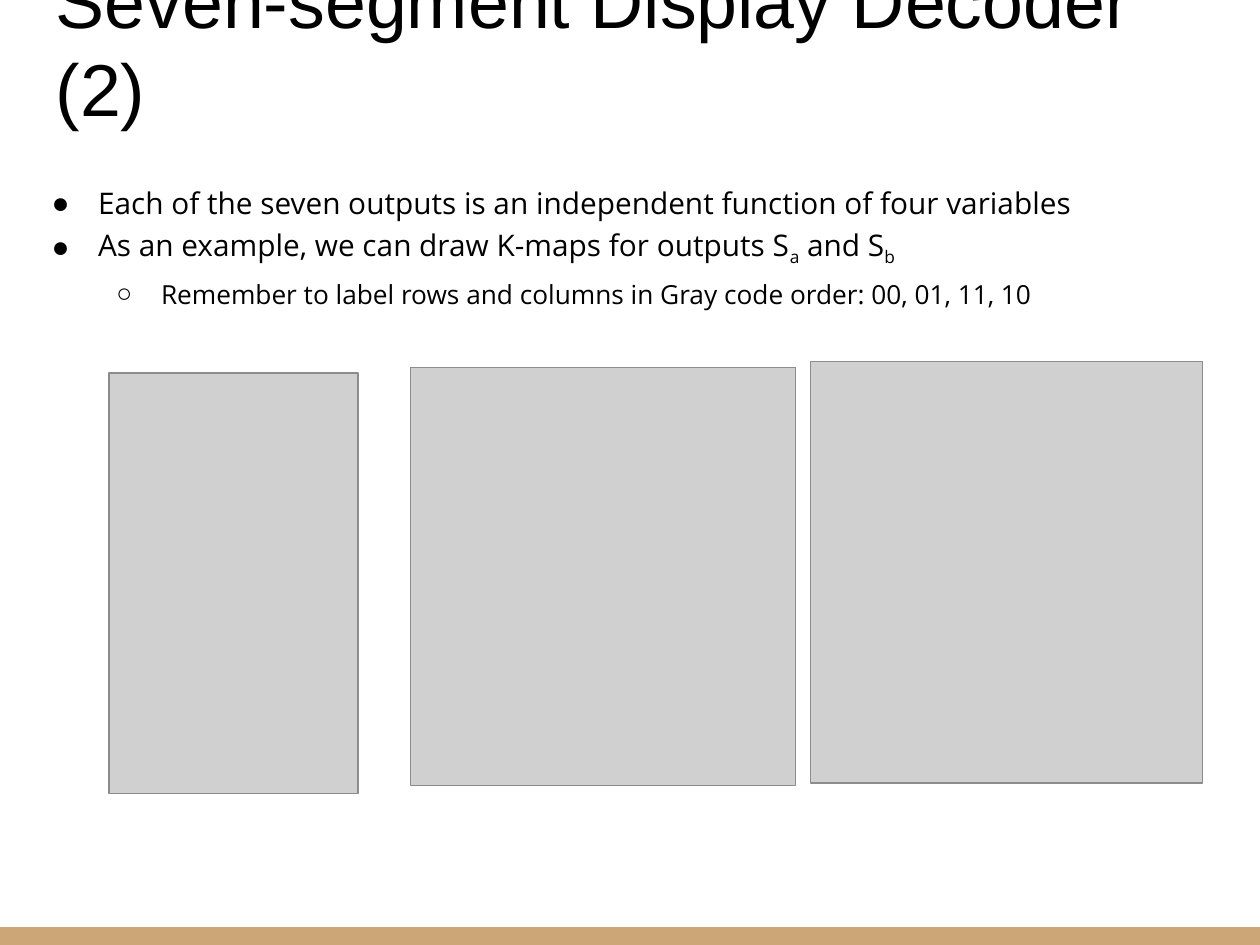
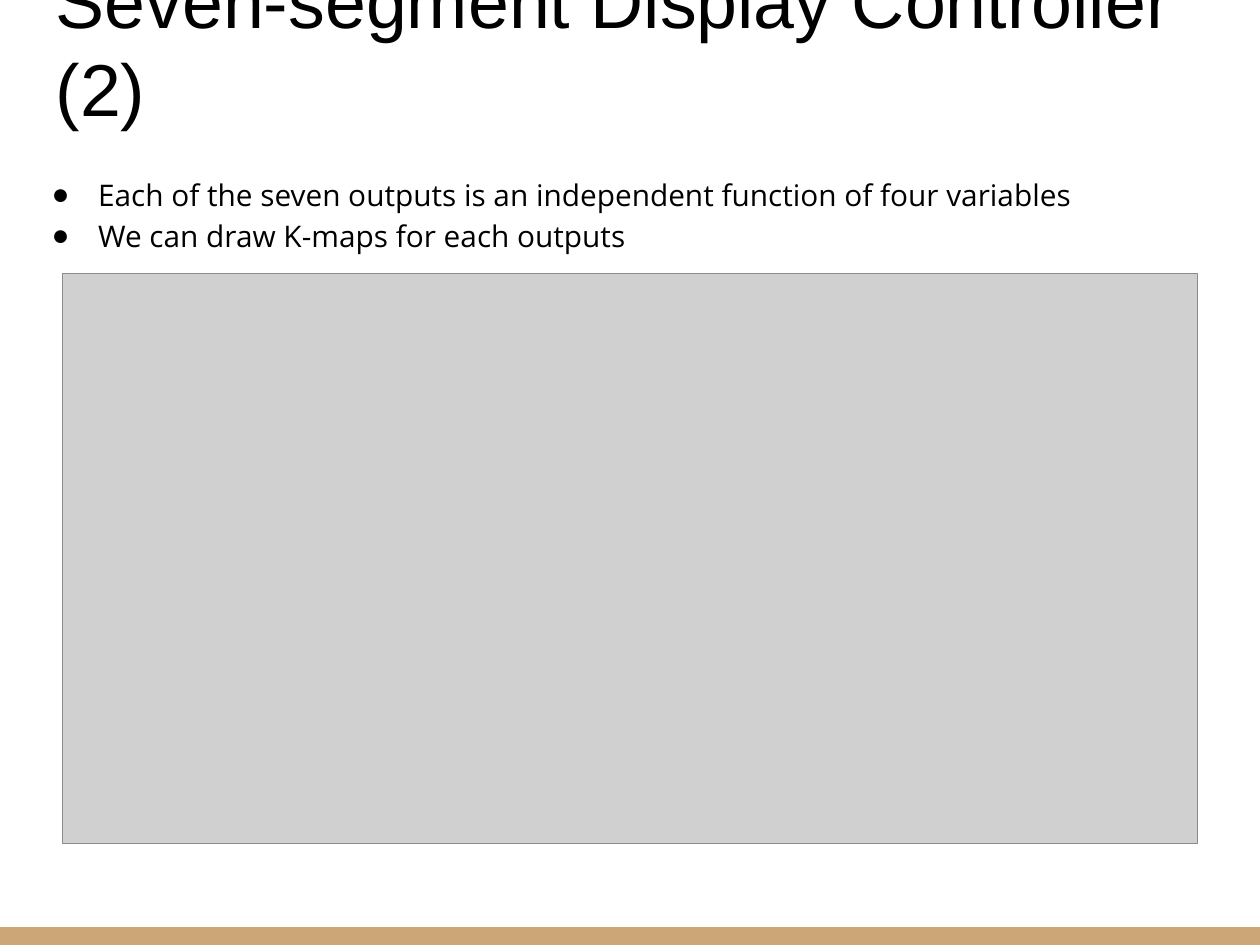
Before and after one commit to riccardoberta/esd, a slide deck: slide 5 of 06 - Karnaugh Maps/slides.pptx (slide 11 before the commit). Drawn at 1260x945 pixels with LibreOffice and Linux fonts; fonts in the diff are those of the drawing; grey boxes stand for pictures. Boxes give left, top, right and bottom in pixels: in the first picture for what was removed or moved away, otherwise in the second. Text is boxed around its words. In the diff, an @@ line names an element or a change of style, - is before the commit and + after.

```diff
--- a/06 - Karnaugh Maps/slides.pptx
+++ b/06 - Karnaugh Maps/slides.pptx
@@ title at (56, 0, 1171, 130): text changed @@
-Seven-segment Display Decoder (2)
+Seven-segment Display Controller (2)
@@ text "Each of the seven outputs ...": place and size @@
-text "Each of the seven outputs ..." at (98, 191, 1070, 311)
+text "Each of the seven outputs ..." at (98, 183, 1070, 254)
@@ text at (98, 224, 625, 254): text changed; size 15 to 17 pt @@
-● As an example, we can draw K-maps for outputs Sa and Sb
-  ○ Remember to label rows and columns in Gray code order: 00, 01, 11, 10
+● We can draw K-maps for each outputs
@@ picture added at (63, 273, 1197, 843) @@
@@ picture removed at (110, 373, 359, 794) @@
@@ picture removed at (411, 368, 796, 786) @@
@@ picture removed at (810, 362, 1202, 784) @@
```
Also in this commit, not shown: 2 other slides changed, 7 slides removed, 36 other files.
